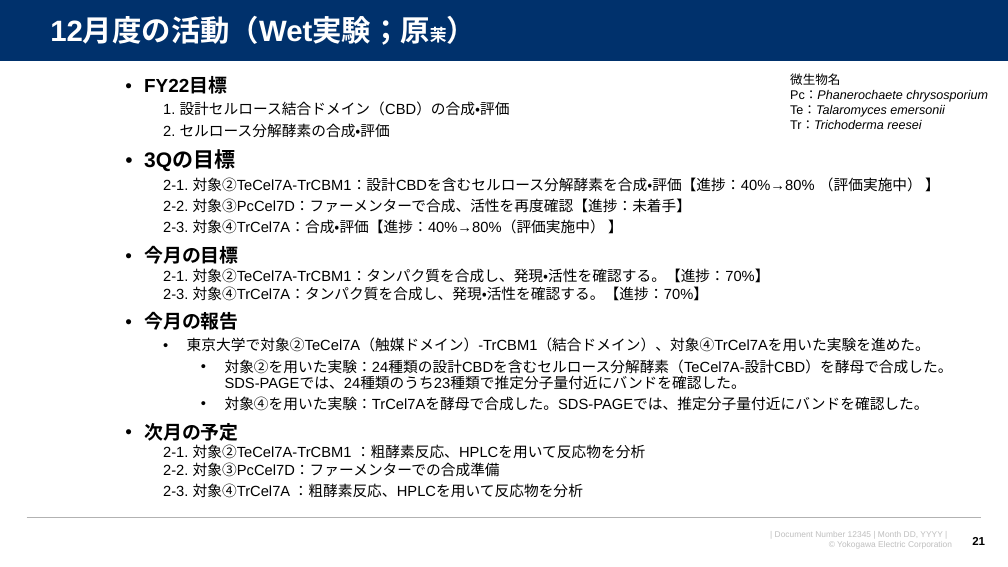
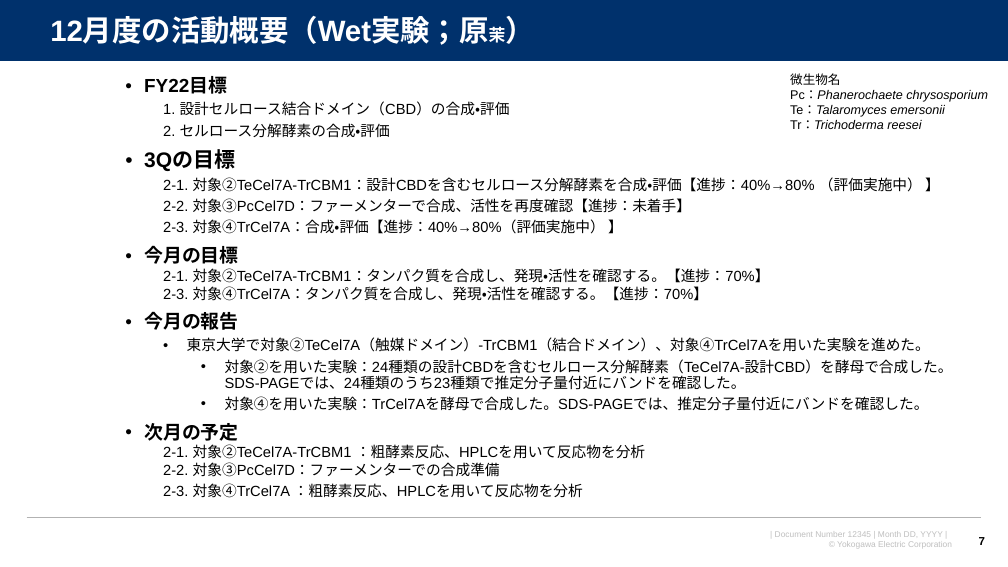
Before and after one commit to watarukumagai-git/denovo, a slide deck: slide 7 of survey_doc/2022年12月度月報_人工酵素設計.pptx (slide 21 before the commit). Drawn at 1008x567 pixels with LibreOffice and Linux fonts; fonts in the diff are those of the drawing; background and template pictures are left out. Boxes give left, top, right and bottom in pixels: in the first picture for what was removed or moved away, otherwise in the second. Text is boxed around its words. In the diff, an @@ line names an element or a change of style, - is before the commit and + after.

```diff
--- a/survey_doc/2022年12月度月報_人工酵素設計.pptx
+++ b/survey_doc/2022年12月度月報_人工酵素設計.pptx
@@ title at box(50, 18, 506, 45): text changed @@
-12月度の活動（Wet実験；原茉）
+12月度の活動概要（Wet実験；原茉）
@@ page number at box(979, 537, 985, 545): text changed @@
-21
+7
```
Also in this commit, not shown: 16 other slides changed, 13 slides removed.
